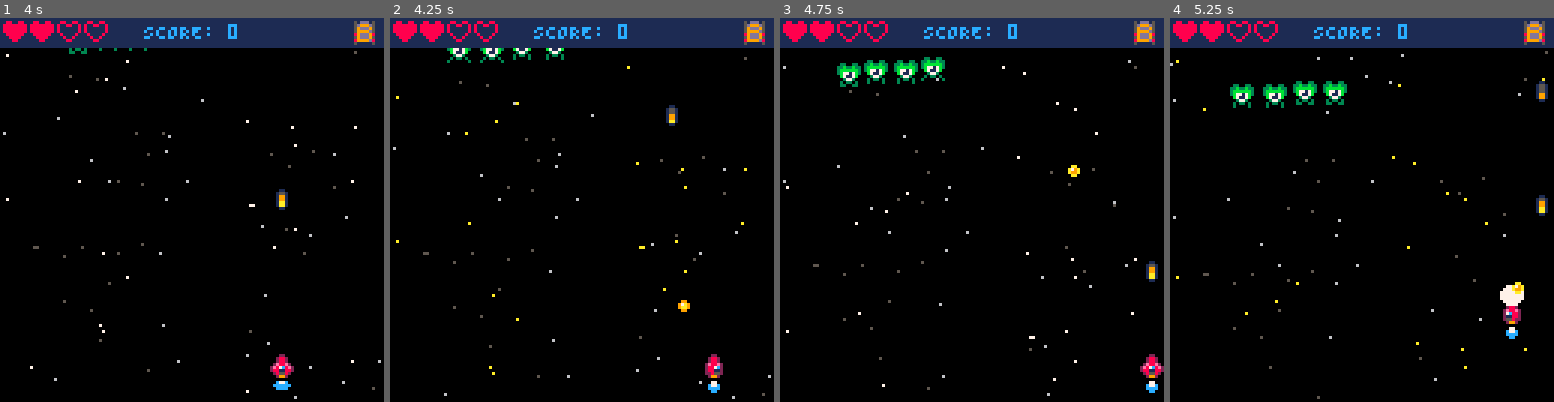
Above: before the commit, frames 1-4 (left to right).
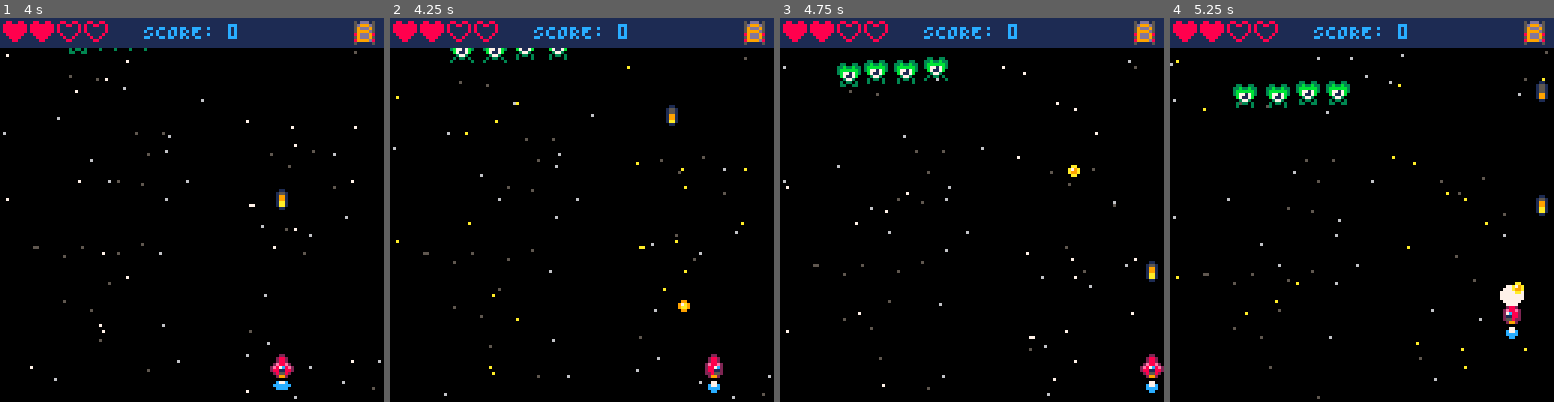
Above: after the commit, the same moments.

Repository: ProfSFrink/pico-8_shump_tutorial
Game: PICO-8 cartridge shump.p8
The game is run twice, just before and just after one commit, with the same random seed, the same clock (stepped at 60 frames per second) and the same inputs.
Inputs:
- Up to frame 1 (4 s): tap X (X key) at 0.33, 1.07, 1.85, 2.97 s; tap O (Z key) at 0.7, 1.7, 2.1, 2.5, 2.9, 3.3, 3.7 s; hold Right 1.6-2.1 s; hold Up 2.15-2.42 s; hold Right 2.47-3.03 s; hold Left 3.08-3.58 s; hold Down 3.63-3.97 s
- Up to frame 2 (4.25 s): hold Right from 4.02 s (still down); tap X (X key) at 4.08 s; tap O (Z key) at 4.1 s
- Up to frame 3 (4.75 s): tap O (Z key) at 4.5 s; release Right at 4.68 s; hold Up from 4.73 s (still down)
- Up to frame 4 (5.25 s): tap O (Z key) at 4.9 s; release Up at 5.03 s; hold Left from 5.08 s (still down); tap X (X key) at 5.2 s

Frame 1 is identical in both runs. In frame 2, 0.6% of the frame differs, in the area x 14-47%, y 7-12%; in frame 3, 0.3%; in frame 4, 1.0%, in the area x 15-47%, y 16-24%.

Commit message:
- (refactor) cleaned up enemy update function.

Diff:
--- a/components/Enemies.lua
+++ b/components/Enemies.lua
@@ -35,6 +35,7 @@
         points = 100,
         move = function(_ENV)
             x = x + cos(y / 16) * spd
+            y += spd
         end
     },
     ufo = {
@@ -73,6 +74,7 @@
         points = 150,
         move = function(_ENV)
             x = x + cos(y / 16) * spd
+            y += spd
         end
     },
         redeye = {
@@ -152,6 +154,7 @@
         points = 1000,
         move = function(_ENV)
             x = x + cos(y / 16) * spd
+            y += spd
         end
     },
 }
@@ -163,7 +166,7 @@
 -- Death state frame timer.
 local dTimerLim = 10
 
--- State name for enemy state machine.
+-- State names for enemy state machine.
 local eneState = {
     normal = "normal",
     flashing = "flashing",
@@ -182,8 +185,8 @@
 -- @return: A new enemy object.
 function newEnemy(enemyCfg, eneX, eneY)
     -- Local references to global scope.
-    local ene = enemies
-    local pl = player
+    local enemies = enemies
+    local player = player
     local spawnShockWave = spawnShockWave
     local swConfig = lgSwCfg
     local spawnExp = spawnExp
@@ -210,7 +213,7 @@
         -- Size of sprite, defaults to small.
         sprSize = enemyCfg.sprSize or 1,
 
-        -- Sprites for animation and flash when hit.
+        -- Sprites for animation.
         ani = enemyCfg.ani,
 
         -- Sprite to use when flashing.
@@ -244,22 +247,24 @@
 
         -- TODO: Add firing state and logic for enemies.
 
-        -- Handle being Damaged.
+        -- Handle enemy being hit, determines switch
+        -- to flashing or dead state.
         -- @param dam: Damage to apply to the enemy.
         hit = function(_ENV, dam)
             -- If no damage value is provided, use the enemy's remaining hp to ensure kill.
             dam = dam or hp
-            state = eneState.flashing
             hp -= dam
 
             sfx(3)
             if hp <= 0 then
                 state = eneState.dead
-                pl.score += points
+                player.score += points
                 -- Spawn explosion.
                 spawnExp(x, y, spd, expCols)
                 -- Spawn large shockwave.
                 spawnShockWave(x, y, swConfig)
+            else
+                state = eneState.flashing
             end
         end,
 
@@ -278,7 +283,7 @@
             EnemySpr = flashSpr
             dTimer -= 1
             if dTimer <= 0 then
-                del(ene, _ENV)
+                del(enemies, _ENV)
             end
         end,
 
@@ -287,30 +292,23 @@
             return state == eneState.dead
         end,
 
+        -- TODO: Call spawning logic.
+
         -- Update function for the enemy.
         update = function(_ENV)
-            y += spd
-
-            -- Animate enemy if in normal state.
-            if state == eneState.normal then
-                animate(_ENV)
-            end
-
-            -- TODO: Call spawning logic.
-
-            -- Remove if off-screen.
-            if y > 128 then
-                del(ene, _ENV)
-            end
-
-            -- Handle normal movement.
-            move(_ENV)
-
             -- Update depending on state.
             if state == eneState.dead then
                 dead(_ENV)
             elseif state == eneState.flashing then
                 flash(_ENV)
+            elseif state == eneState.normal then
+                animate(_ENV)
+                move(_ENV)
+
+                -- Remove if off-screen.
+                if y > 128 then
+                    del(enemies, _ENV)
+                end
             end
         end,
 
Not shown, added: .gitignore
